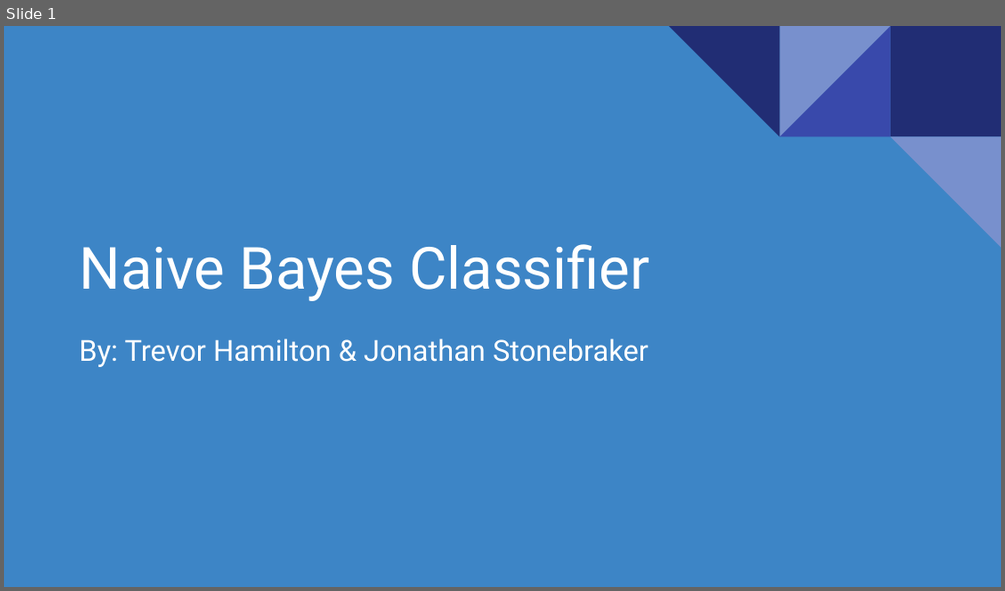
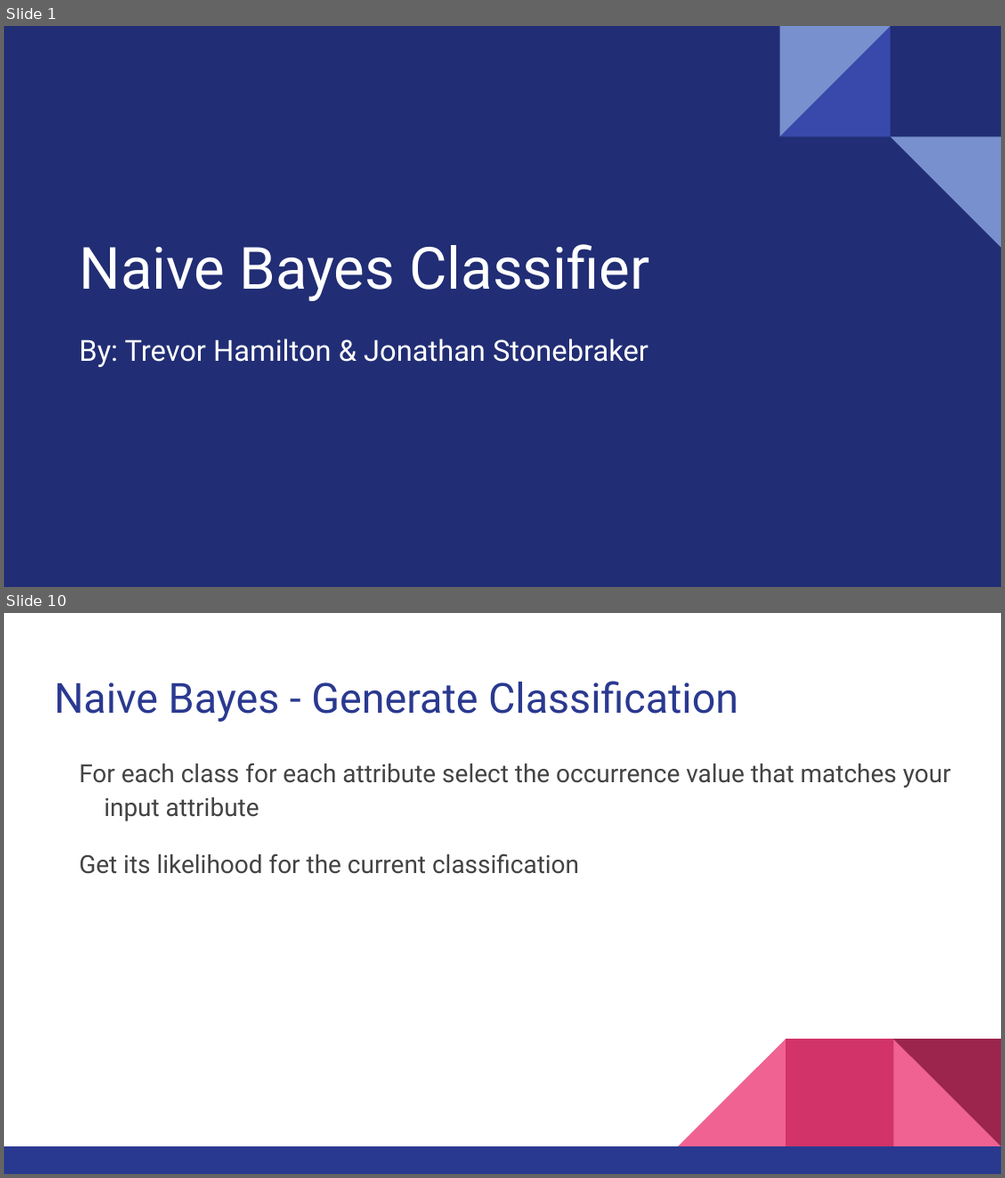
Before and after one commit to hamiltontj/NaiveBayes, a slide deck: doc/Presentation.pptx. Shown one above the other, each under a label of ours: slide 1 before the commit, slides 1 and 10 after it; the slides between them are not shown. The pictures are 1005x591 and 1005x1178 pixels, drawn with LibreOffice and Linux fonts; fonts in the diff are those of the drawing. Boxes give left, top, right and bottom in pixels: in the first picture for what was removed or moved away, otherwise in the second. Text is boxed around its words. In the diff, an @@ line names an element or a change of style, - is before the commit and + after.

```diff
--- a/doc/Presentation.pptx
+++ b/doc/Presentation.pptx
@@ slide 10 added at [4, 613, 1001, 1174], background #FFFFFF @@
@@ title added at [54, 681, 738, 722], 30 pt, text #2A3990 @@
+Naive Bayes - Generate Classification
@@ text added at [79, 763, 951, 874], 18 pt, text #434343 @@
+For each class for each attribute select the occurrence value that matches your input attribute
+Get its likelihood for the current classification
@@ group added at [4, 1038, 1001, 1174]: 3 right triangles, 2 rectangles @@
@@ slide 1 changed as well @@
@@ background #3D85C6 to #212D74 @@
@@ rectangle removed at [890, 26, 1001, 136] @@
```
Also in this commit, not shown: 28 other slides added, 9 slides removed, 27 other files.
